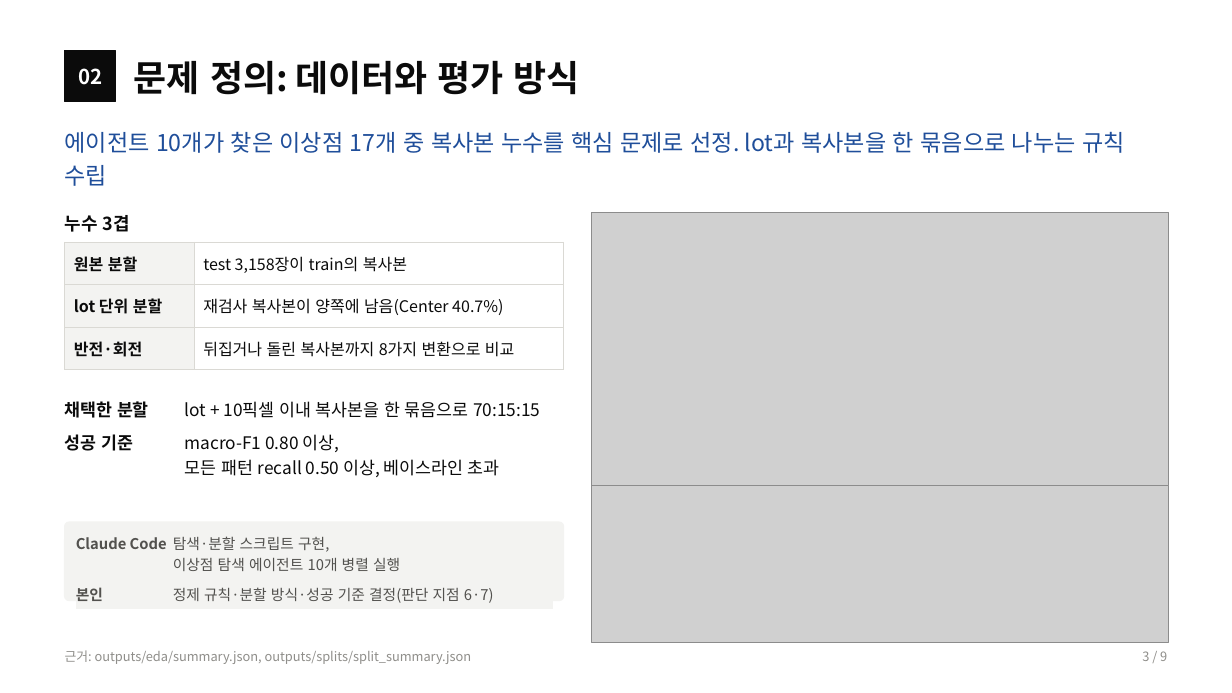
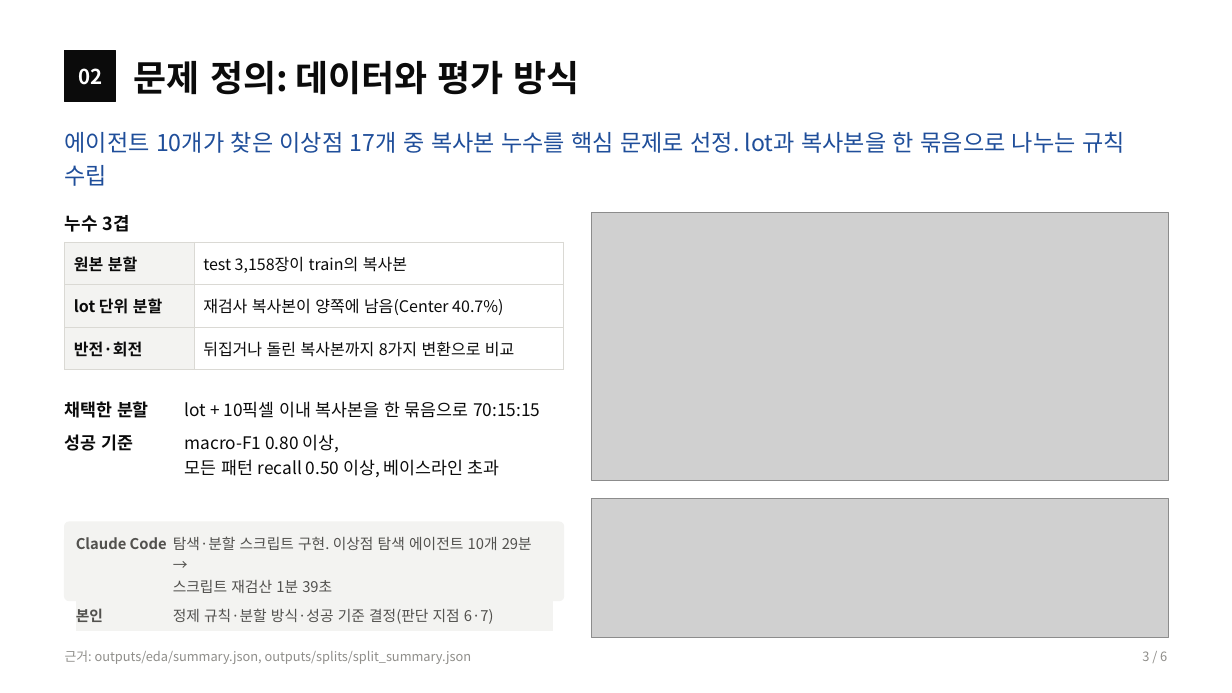
Before and after one commit to sl2ver/wm811k-wafer-defect-classification, a slide deck: slide 3 of portfolio/portfolio.pptx. Drawn at 1232x693 pixels with LibreOffice and Linux fonts; fonts in the diff are those of the drawing; grey boxes stand for pictures. Boxes give left, top, right and bottom in pixels: in the first picture for what was removed or moved away, otherwise in the second. Text is boxed around its words. In the diff, an @@ line names an element or a change of style, - is before the commit and + after.

```diff
--- a/portfolio/portfolio.pptx
+++ b/portfolio/portfolio.pptx
@@ picture: place and size @@
-picture at <box>592,213,1169,508</box>
+picture at <box>592,213,1169,481</box>
@@ picture: place and size @@
-picture at <box>592,485,1169,642</box>
+picture at <box>592,499,1169,638</box>
@@ table at <box>76,529,553,628</box> @@
-row 1, column 2: 탐색·분할 스크립트 구현, 이상점 탐색 에이전트 10개 병렬 실행
+row 1, column 2: 탐색·분할 스크립트 구현. 이상점 탐색 에이전트 10개 29분 → 스크립트 재검산 1분 39초
```
Also in this commit, not shown: 4 other slides changed, 3 slides removed, 18 other files.
